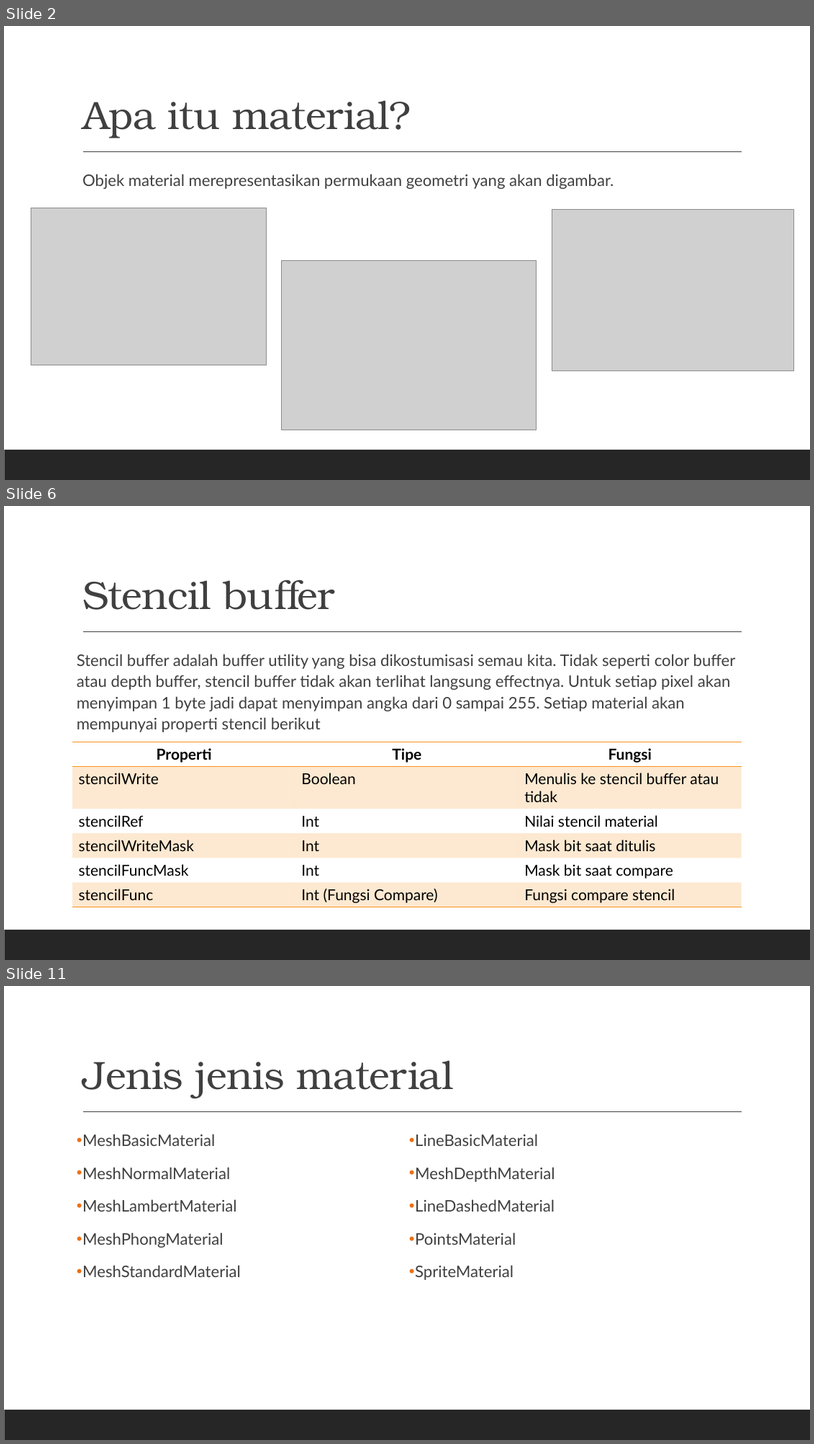
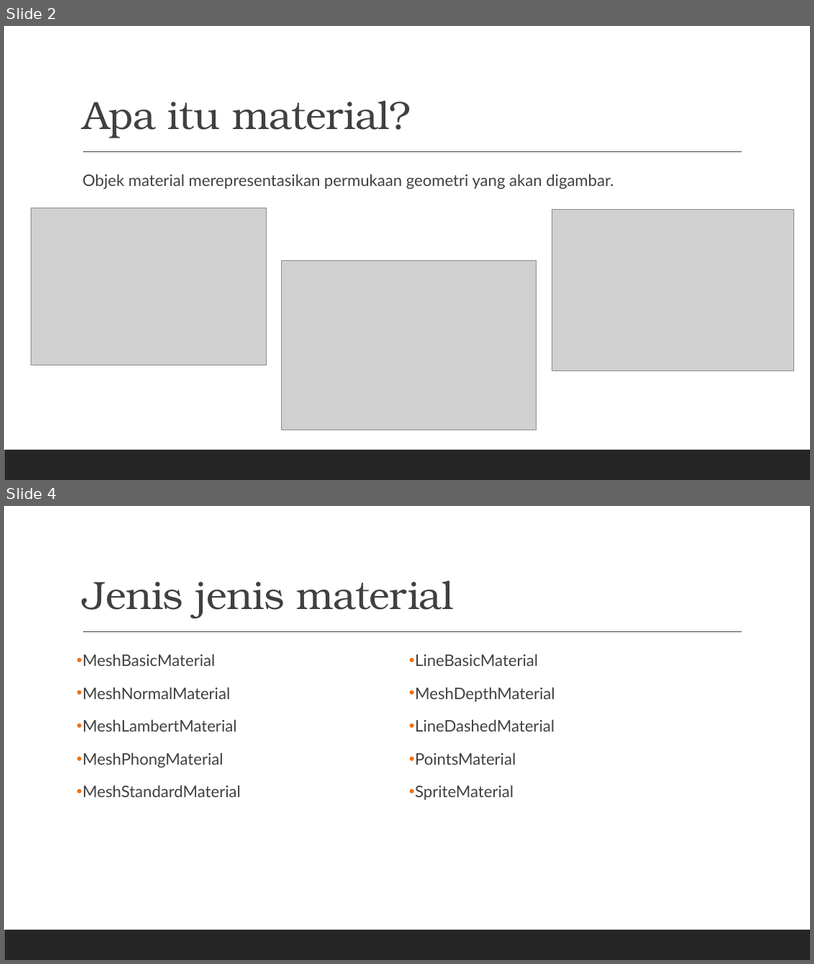
Before and after one commit to grafkom-2020/presentasi-threejs-grafkom-gang, a slide deck: documents/MATERIAL.pptx. Shown one above the other, each under a label of ours: slides 2, 6 and 11 before the commit, slides 2 and 4 after it; the slides between them are not shown. The pictures are 814x1444 and 814x964 pixels, drawn with LibreOffice and Linux fonts; fonts in the diff are those of the drawing; grey boxes stand for pictures. Boxes give left, top, right and bottom in pixels: in the first picture for what was removed or moved away, otherwise in the second. Text is boxed around its words. In the diff, an @@ line names an element or a change of style, - is before the commit and + after.

```diff
--- a/documents/MATERIAL.pptx
+++ b/documents/MATERIAL.pptx
@@ slide 6 removed at [4,506,810,960], background #FFFFFF; not listed: 2 template elements that a slide beside it also shows @@
@@ title removed at [82,579,335,610] @@
-Stencil buffer
@@ text removed at [77,654,736,732] @@
-Stencil buffer adalah buffer utility yang bisa dikostumisasi semau kita. Tidak seperti color buffer atau depth buffer, stencil buffer tidak akan terlihat langsung effectnya. Untuk setiap pixel akan menyimpan 1 byte jadi dapat menyimpan angka dari 0 sampai 255. Setiap material akan mempunyai properti stencil berikut
@@ table removed at [72,742,742,907], 6 rows, 3 columns @@
-Properti | Tipe | Fungsi
-stencilWrite | Boolean | Menulis ke stencil buffer atau tidak
-stencilRef | Int | Nilai stencil material
-stencilWriteMask | Int | Mask bit saat ditulis
-stencilFuncMask | Int | Mask bit saat compare
-stencilFunc | Int (Fungsi Compare) | Fungsi compare stencil
@@ what was slide 11 is now slide 4 @@
```
Also in this commit, not shown: 1 slide added, 7 other slides removed.
